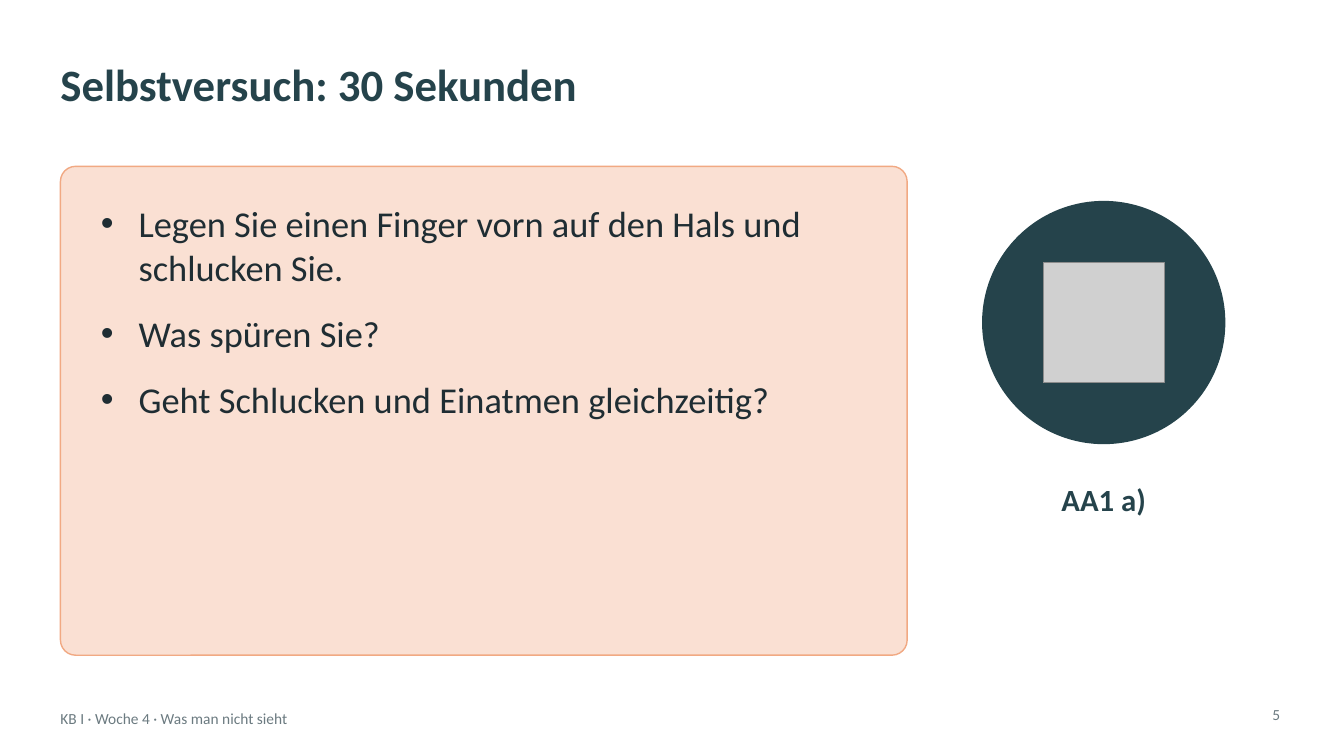
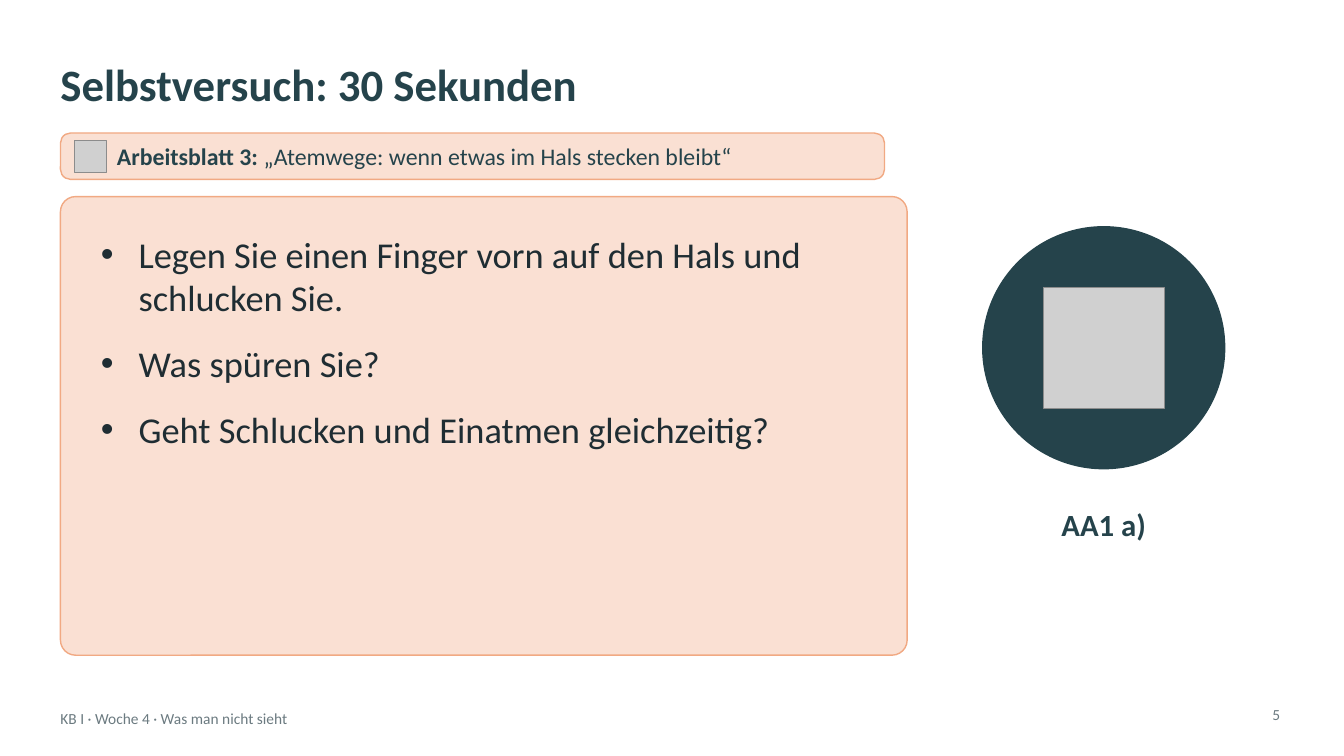
Before and after one commit to klawittersven-arch/3BFP2-kb1-notfall, a slide deck: slide 5 of arbeitsblatt/KB1_W4_Praesentation_3_Gelenkstelle_Atemwege.pptx. Drawn at 1344x756 pixels with LibreOffice and Linux fonts; fonts in the diff are those of the drawing; grey boxes stand for pictures; background and template pictures are left out. Boxes give left, top, right and bottom in pixels: in the first picture for what was removed or moved away, otherwise in the second. Text is boxed around its words. In the diff, an @@ line names an element or a change of style, - is before the commit and + after.

```diff
--- a/arbeitsblatt/KB1_W4_Praesentation_3_Gelenkstelle_Atemwege.pptx
+++ b/arbeitsblatt/KB1_W4_Praesentation_3_Gelenkstelle_Atemwege.pptx
@@ rounded rectangle added at [60, 133, 885, 179], fill #F1A983 at 35% opacity, outline #F1A983 1 pt @@
@@ picture added at [75, 140, 107, 172] @@
@@ text added at [117, 148, 731, 169], 17 pt, text #25434B @@
+Arbeitsblatt 3: „Atemwege: wenn etwas im Hals stecken bleibt“
@@ rounded rectangle: place and size @@
-rounded rectangle at [60, 166, 907, 655]
+rounded rectangle at [60, 197, 907, 655]
@@ rounded rectangle at [60, 197, 907, 655]: proportions changed @@
@@ text "Legen Sie einen Finger vorn ...": place and size @@
-text "Legen Sie einen Finger vorn ..." at [139, 211, 800, 420]
+text "Legen Sie einen Finger vorn ..." at [139, 242, 800, 450]
@@ 1 picture, 1 text, 1 ellipse: place and size @@
-1 picture, 1 text, 1 ellipse at [983, 202, 1225, 516]
+1 picture, 1 text, 1 ellipse at [983, 227, 1225, 541]
```
Also in this commit, not shown: 4 other slides changed, 3 other files.
